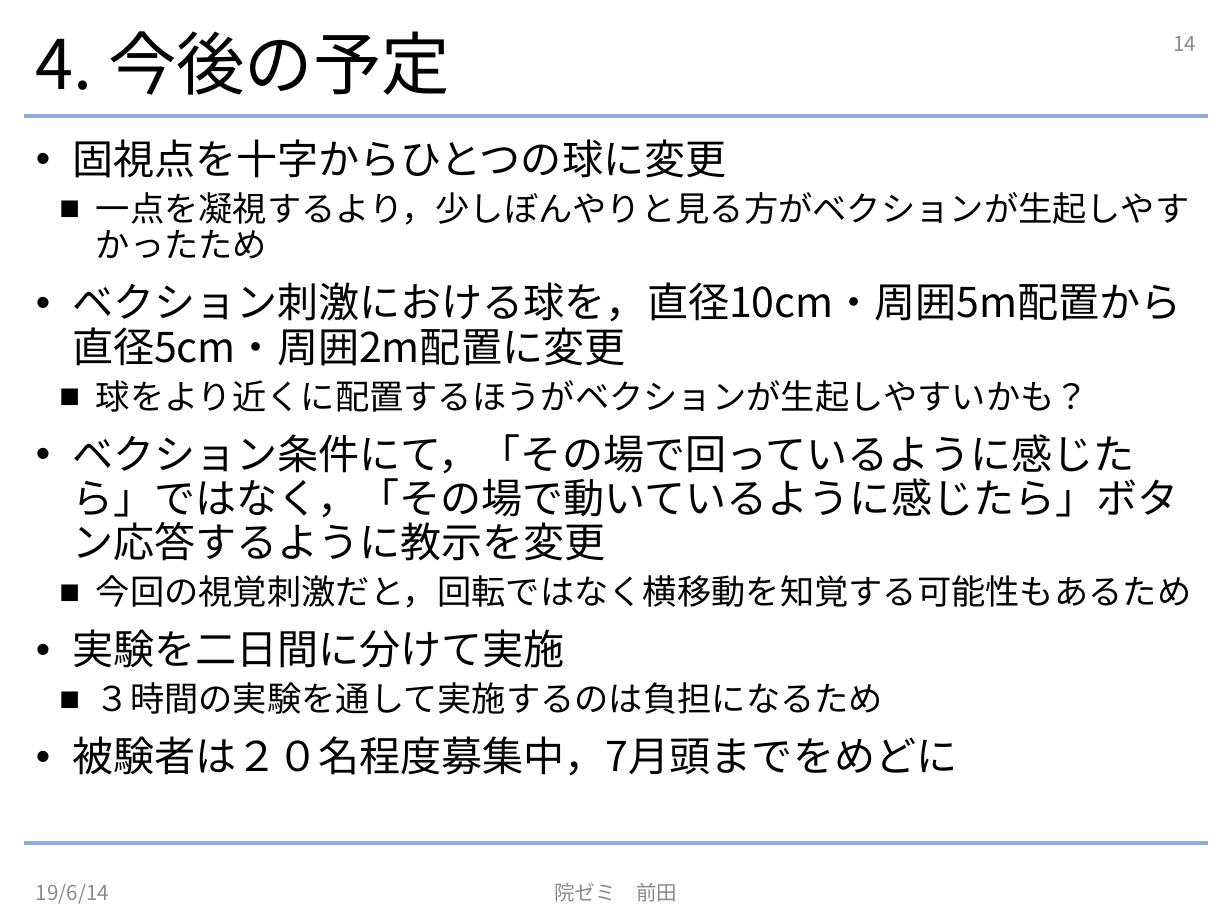
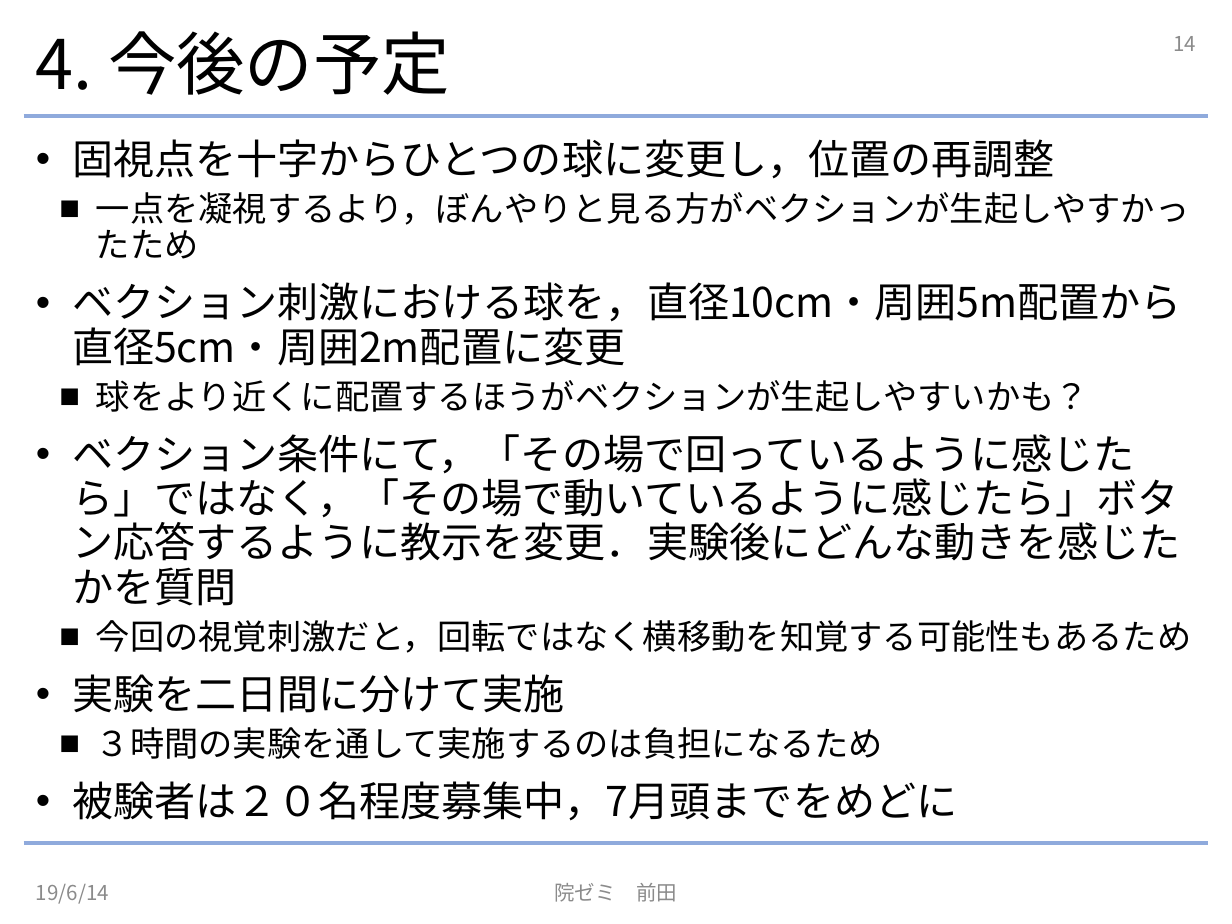
Before and after one commit to NephilimK/insemi190614, a slide deck: slide 14 of InSemi190614.pptx. Drawn at 1232x924 pixels with LibreOffice and Linux fonts; fonts in the diff are those of the drawing. Boxes give left, top, right and bottom in pixels: in the first picture for what was removed or moved away, otherwise in the second. Text is boxed around its words. In the diff, an @@ line names an element or a change of style, - is before the commit and + after.

```diff
--- a/InSemi190614.pptx
+++ b/InSemi190614.pptx
@@ text at <box>72,139,1190,259</box>: text changed @@
-• 固視点を十字からひとつの球に変更
-  ■ 一点を凝視するより，少しぼんやりと見る方がベクションが生起しやすかったため
+• 固視点を十字からひとつの球に変更し，位置の再調整
+  ■ 一点を凝視するより，ぼんやりと見る方がベクションが生起しやすかったため
@@ text at <box>72,434,1181,606</box>: text changed @@
-• ベクション条件にて，「その場で回っているように感じたら」ではなく，「その場で動いているように感じたら」ボタン応答するように教示を変更
+• ベクション条件にて，「その場で回っているように感じたら」ではなく，「その場で動いているように感じたら」ボタン応答するように教示を変更．実験後にどんな動きを感じたかを質問
```
Also in this commit, not shown: 1 other file.
